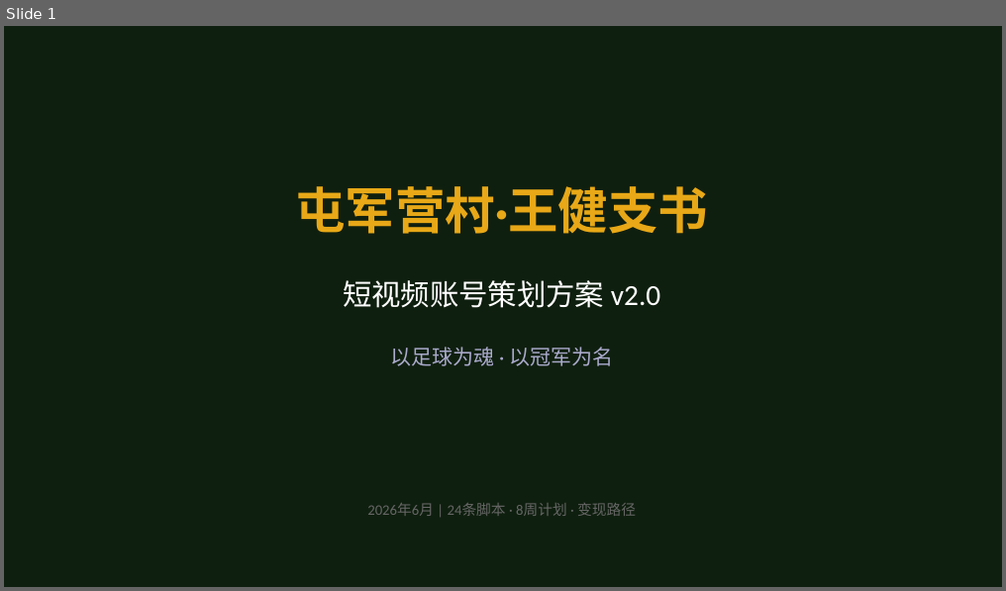
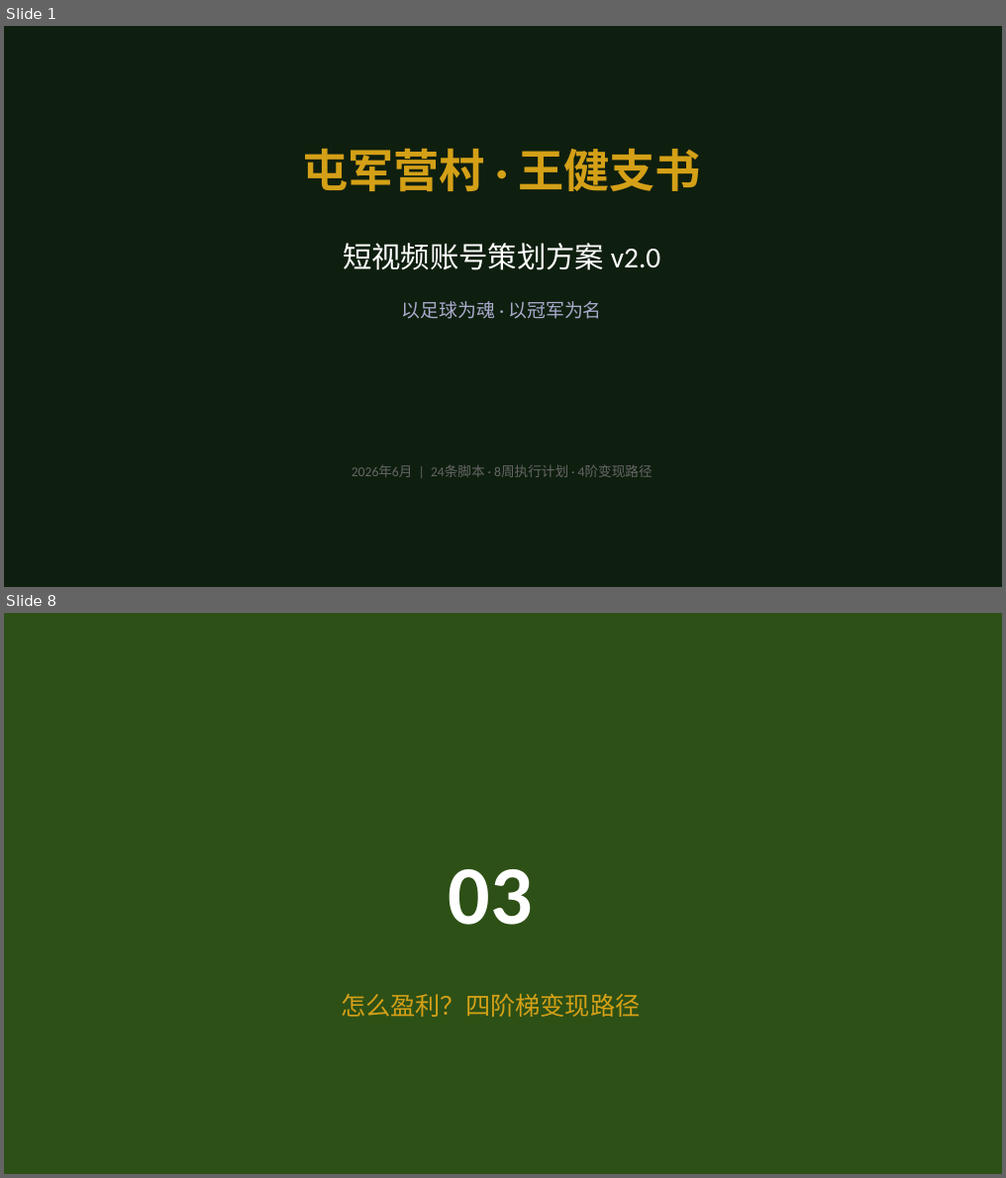
Before and after one commit to 975801846-star/workspace-outputs, a slide deck: tunjunying/plan_v2.pptx. Shown one above the other, each under a label of ours: slide 1 before the commit, slides 1 and 8 after it; the slides between them are not shown. The pictures are 1006x591 and 1006x1178 pixels, drawn with LibreOffice and Linux fonts; fonts in the diff are those of the drawing. Boxes give left, top, right and bottom in pixels: in the first picture for what was removed or moved away, otherwise in the second. Text is boxed around its words. In the diff, an @@ line names an element or a change of style, - is before the commit and + after.

Commit message:
v2.0重构: 精美化PPT(15页v1设计语言) + 纯文本脚本(24条无markdown)

```diff
--- a/tunjunying/plan_v2.pptx
+++ b/tunjunying/plan_v2.pptx
@@ slide 8 added at bbox=[4, 613, 1002, 1174], background #2D5016 @@
@@ text added at bbox=[449, 869, 533, 925], 80 pt, text #FFFFFF, bold @@
+03
@@ text added at bbox=[341, 993, 640, 1017], 24 pt, text #D4A017 @@
+怎么盈利？四阶梯变现路径
@@ slide 1 changed as well @@
@@ text at bbox=[302, 148, 701, 191]: text changed; size 48 to 44 pt; text colour #E8A817 to #D4A017 @@
-屯军营村·王健支书
+屯军营村 · 王健支书
@@ text "短视频账号策划方案 v2.0": place and size @@
-text "短视频账号策划方案 v2.0" at bbox=[343, 280, 660, 308]
+text "短视频账号策划方案 v2.0" at bbox=[343, 243, 660, 271]
@@ text "以足球为魂 · 以冠军为名": place and size @@
-text "以足球为魂 · 以冠军为名" at bbox=[390, 347, 613, 367]
+text "以足球为魂 · 以冠军为名" at bbox=[402, 301, 602, 319]
@@ text "以足球为魂 · 以冠军为名" at bbox=[402, 301, 602, 319]: size 20 to 18 pt @@
@@ text at bbox=[351, 466, 652, 477]: text changed; size 14 to 13 pt @@
-2026年6月 | 24条脚本 · 8周计划 · 变现路径
+2026年6月 | 24条脚本 · 8周执行计划 · 4阶变现路径
```
Also in this commit, not shown: 10 other slides changed, 3 other slides added, 1 other file.
